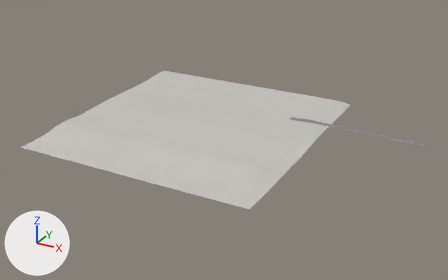
A saved change to the glTF model game/world/tile_-10_3.glb.
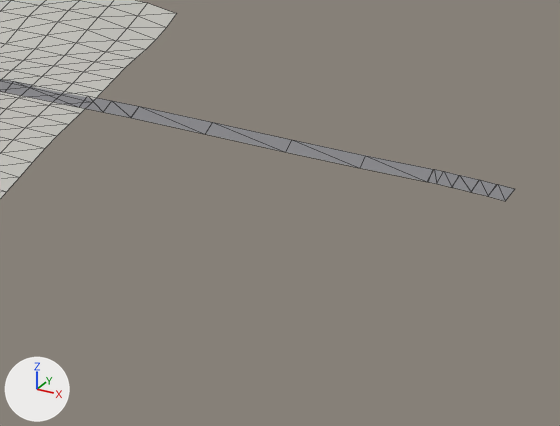
Each version is shown whole from a 50 mm lens placed at (-2109.0, -1422.0, 298.0), pointed at (-2393.0, -905.0, 40.0), then close up on the part from 69% to 98% of the width and 36% to 71% of the height. Every picture has the same lights, and +X, +Y and +Z are marked at lower left. The first two pictures are the older version. The close-ups show mesh edges as thin lines. Where no turn or scale is listed for an object, it has been applied to the vertices.

The scene before the commit, as lines of its bpy script (objects in view):
```python
me_roads = bpy.data.meshes.new('roads')
me_roads.from_pydata(...)  # 52 vertices, 26 faces; spans x -2348.6..-2204.7, y -840.9..-821.0, z 41.8..48.7
me_roads.materials.append(mat_defaultmaterial)
me_terrain = bpy.data.meshes.new('terrain')
me_terrain.from_pydata(...)  # 1089 vertices, 2048 faces; spans x -2560.0..-2304.0, y -1024.0..-768.0, z 42.0..52.0
me_terrain.materials.append(mat_defaultmaterial_001)
ob_roads = bpy.data.objects.new('roads', me_roads)
ob_roads.location = (0.0, 0.0, 0.0)
ob_terrain = bpy.data.objects.new('terrain', me_terrain)
ob_terrain.location = (0.0, 0.0, 0.0)
```
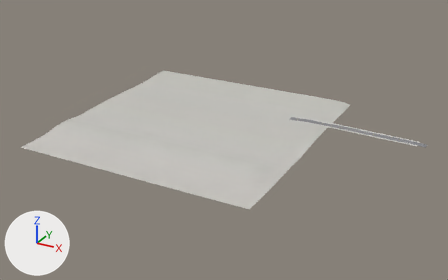
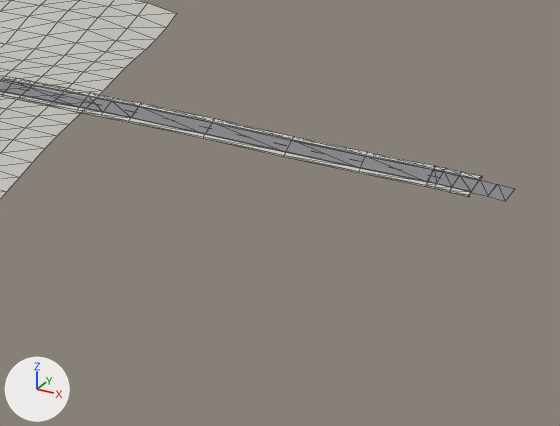
What differs and where, as boxes (x1, y1, x2, y2) in the close-ups (560 x 426 px):
```json
{"object": "sidewalks", "change": "added", "after": [0, 75, 481, 197]}
{"object": "roadmarks", "change": "added", "after": [4, 80, 475, 189]}
```

The change, as JSON lines over the scene's bpy script:
```json
{"op": "add", "block": "mat_defaultmaterial_002", "code": ["mat_defaultmaterial_002 = bpy.data.materials.new('DefaultMaterial.002')", "mat_defaultmaterial_002.use_nodes = True; mat_defaultmaterial_002.node_tree.nodes.clear()", "_N = mat_defaultmaterial_002.node_tree.nodes; _L = mat_defaultmaterial_002.node_tree.links", "n0 = _N.new('ShaderNodeOutputMaterial'); n0.name = 'Material Output'", "n1 = _N.new('ShaderNodeBsdfPrincipled'); n1.name = 'Principled BSDF'", "n2 = _N.new('ShaderNodeVertexColor'); n2.name = 'Color Attribute'", "_L.new(n1.outputs[0], n0.inputs[0])  # 'BSDF' to 'Surface'", "_L.new(n2.outputs[0], n1.inputs[0])  # 'Color' to 'Base Color'"]}
{"op": "add", "block": "me_roadmarks", "code": ["me_roadmarks = bpy.data.meshes.new('roadmarks')", "me_roadmarks.from_pydata(...)  # 169 vertices, 86 faces; spans x -2340.6..-2212.8, y -839.8..-821.4, z 42.2..48.7", "me_roadmarks.materials.append(mat_defaultmaterial_002)"]}
{"op": "add", "block": "me_sidewalks", "code": ["me_sidewalks = bpy.data.meshes.new('sidewalks')", "me_sidewalks.from_pydata(...)  # 192 vertices, 144 faces; spans x -2340.8..-2212.8, y -842.3..-818.8, z 41.9..48.8", "me_sidewalks.materials.append(mat_defaultmaterial_001)"]}
{"op": "add", "block": "ob_roadmarks", "code": ["ob_roadmarks = bpy.data.objects.new('roadmarks', me_roadmarks)", "ob_roadmarks.location = (0.0, 0.0, 0.0)"]}
{"op": "add", "block": "ob_sidewalks", "code": ["ob_sidewalks = bpy.data.objects.new('sidewalks', me_sidewalks)", "ob_sidewalks.location = (0.0, 0.0, 0.0)"]}
```
